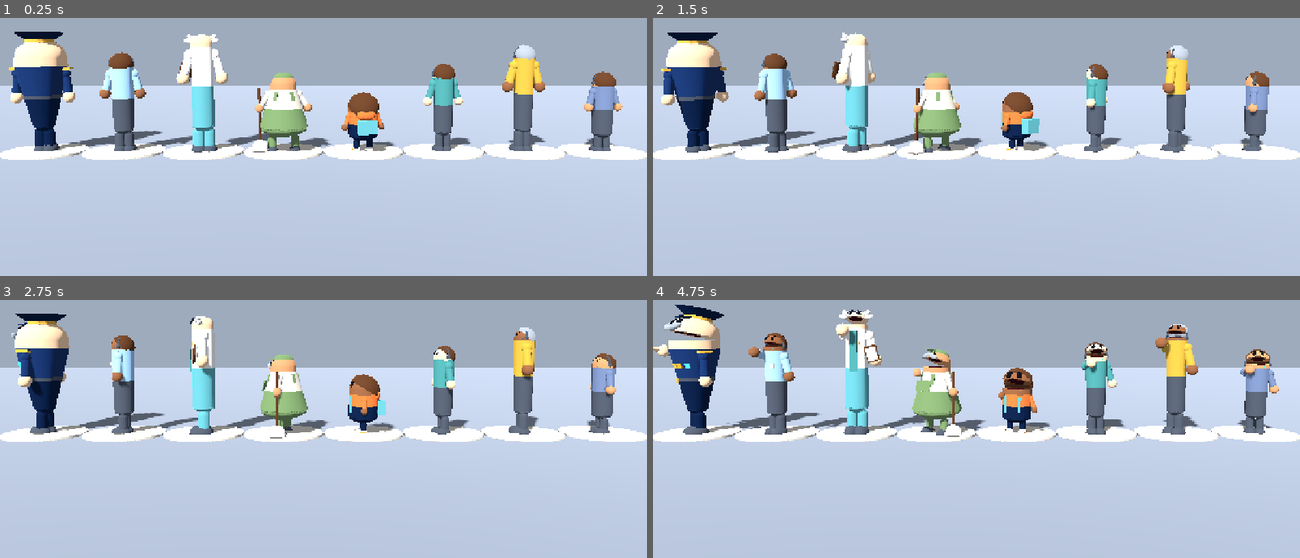
Above: before the commit, frames 1-4 (two rows, left to right).
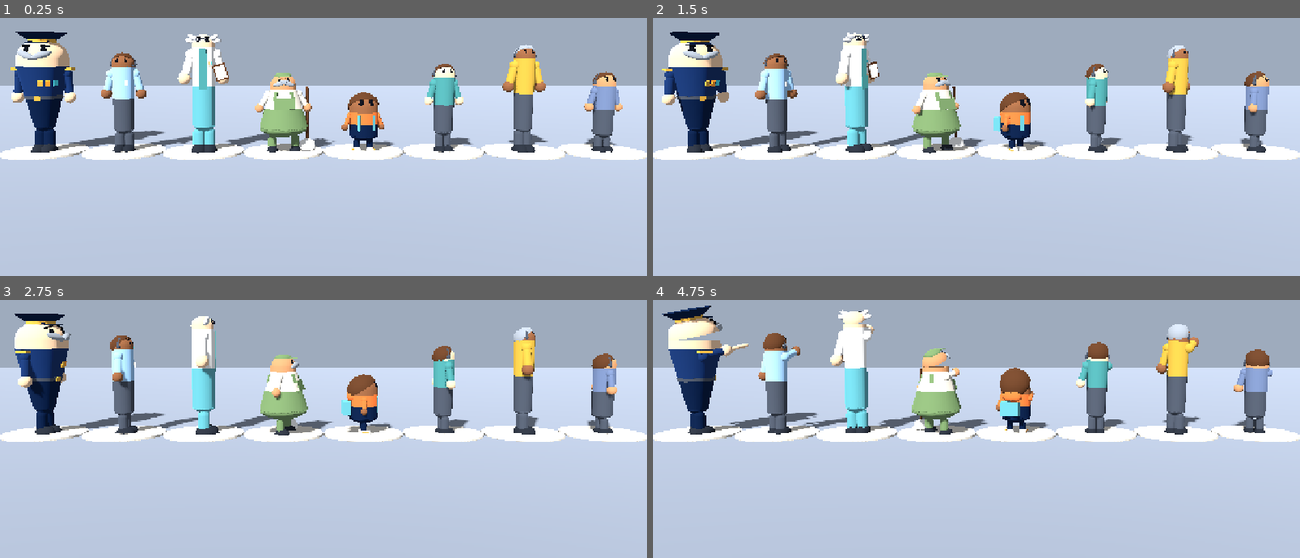
Above: after the commit, the same moments.

Repository: Kaleb-45/how-did-we-get-here
Game: Godot game, scene res://scenes/character_lineup.tscn
Same seed, same stepped clock (60 frames per second), same inputs: the game is played once before the commit and once after it. This scene is started directly instead of the project's main scene.
Inputs (mouse positions are in pixels of both pictures, inside the frame that each line leads up to):
- Up to frame 1 (0.25 s): no input
- Up to frame 2 (1.5 s): tap Enter at 0.5 s; move the mouse to (1118, 77) at 0.52 s; hold D 0.53-1.28 s; tap 1 at 0.6 s; click (1118, 77) at 0.67 s; tap Space at 0.77, 1.07 s; move the mouse to (847, 113) at 1.27 s; hold S from 1.28 s (still down); tap 2 at 1.35 s
- Up to frame 3 (2.75 s): tap Space at 1.52, 1.82 s; move the mouse to (outside the picture) at 2.02 s; release S at 2.03 s; hold D from 2.03 s (still down); tap 3 at 2.1 s
- Up to frame 4 (4.75 s): move the mouse to (944, 449) at 2.77 s; release D at 2.78 s; hold W 2.78-3.53 s; tap 4 at 2.85 s; click (944, 449) at 2.92 s; tap Space at 3.02, 3.32, 3.77, 4.07, 4.52 s; move the mouse to (1170, 431) at 3.52 s; hold A from 3.53 s (still down); tap T at 3.6 s; move the mouse to (782, 323) at 4.27 s; tap B at 4.35 s

The runs differ from the first frame. In frame 1, 4.3% of the frame differs, in the area x 1-97%, y 5-53%; in frame 2, 3.8%; in frame 3, 2.7%; in frame 4, 6.7%, in the area x 0-97%, y 1-54%.

Commit message:
Review fixes: General angry until the cut, Janitor brows under cap, darker boots, lineup faces camera, comments
Co-Authored-By: Claude Opus 5.5 <noreply@anthropic.com>

Diff:
--- a/materials/shoe_dark.tres
+++ b/materials/shoe_dark.tres
@@ -2,10 +2,10 @@
 
 ; shoe_dark.tres
 ; Shoes: dark.
-; To change the colour: click this file, then change Albedo > Color. Hex: #4A505A
+; To change the colour: click this file, then change Albedo > Color. Hex: #2A2E35
 ; All library materials are matte: roughness 0.9, metallic 0, specular 0.2.
 
 [resource]
-albedo_color = Color(0.2902, 0.3137, 0.3529, 1)
+albedo_color = Color(0.1647, 0.1804, 0.2078, 1)
 metallic_specular = 0.2
 roughness = 0.9
--- a/scenes/character_lineup.tscn
+++ b/scenes/character_lineup.tscn
@@ -59,7 +59,7 @@
 surface_material_override/0 = ExtResource("2_disc")
 
 [node name="General" parent="Stands/Stand_General" instance=ExtResource("c_general")]
-transform = Transform3D(1, 0, 0, 0, 1, 0, 0, 0, 1, 0, 0.04, 0)
+transform = Transform3D(-1, 0, 0, 0, 1, 0, 0, 0, -1, 0, 0.04, 0)
 
 [node name="Stand_Commander" type="Node3D" parent="Stands"]
 transform = Transform3D(1, 0, 0, 0, 1, 0, 0, 0, 1, -3.750, 0, 0)
@@ -69,7 +69,7 @@
 surface_material_override/0 = ExtResource("2_disc")
 
 [node name="Commander" parent="Stands/Stand_Commander" instance=ExtResource("c_commander")]
-transform = Transform3D(1, 0, 0, 0, 1, 0, 0, 0, 1, 0, 0.04, 0)
+transform = Transform3D(-1, 0, 0, 0, 1, 0, 0, 0, -1, 0, 0.04, 0)
 
 [node name="Stand_AssistantScientist" type="Node3D" parent="Stands"]
 transform = Transform3D(1, 0, 0, 0, 1, 0, 0, 0, 1, -2.250, 0, 0)
@@ -79,7 +79,7 @@
 surface_material_override/0 = ExtResource("2_disc")
 
 [node name="AssistantScientist" parent="Stands/Stand_AssistantScientist" instance=ExtResource("c_assistant_scientist")]
-transform = Transform3D(1, 0, 0, 0, 1, 0, 0, 0, 1, 0, 0.04, 0)
+transform = Transform3D(-1, 0, 0, 0, 1, 0, 0, 0, -1, 0, 0.04, 0)
 
 [node name="Stand_Janitor" type="Node3D" parent="Stands"]
 transform = Transform3D(1, 0, 0, 0, 1, 0, 0, 0, 1, -0.750, 0, 0)
@@ -89,7 +89,7 @@
 surface_material_override/0 = ExtResource("2_disc")
 
 [node name="Janitor" parent="Stands/Stand_Janitor" instance=ExtResource("c_janitor")]
-transform = Transform3D(1, 0, 0, 0, 1, 0, 0, 0, 1, 0, 0.04, 0)
+transform = Transform3D(-1, 0, 0, 0, 1, 0, 0, 0, -1, 0, 0.04, 0)
 
 [node name="Stand_Student" type="Node3D" parent="Stands"]
 transform = Transform3D(1, 0, 0, 0, 1, 0, 0, 0, 1, 0.750, 0, 0)
@@ -99,7 +99,7 @@
 surface_material_override/0 = ExtResource("2_disc")
 
 [node name="Student" parent="Stands/Stand_Student" instance=ExtResource("c_student")]
-transform = Transform3D(1, 0, 0, 0, 1, 0, 0, 0, 1, 0, 0.04, 0)
+transform = Transform3D(-1, 0, 0, 0, 1, 0, 0, 0, -1, 0, 0.04, 0)
 
 [node name="Stand_Staff1" type="Node3D" parent="Stands"]
 transform = Transform3D(1, 0, 0, 0, 1, 0, 0, 0, 1, 2.250, 0, 0)
@@ -109,7 +109,7 @@
 surface_material_override/0 = ExtResource("2_disc")
 
 [node name="Staff1" parent="Stands/Stand_Staff1" instance=ExtResource("c_staff1")]
-transform = Transform3D(1, 0, 0, 0, 1, 0, 0, 0, 1, 0, 0.04, 0)
+transform = Transform3D(-1, 0, 0, 0, 1, 0, 0, 0, -1, 0, 0.04, 0)
 
 [node name="Stand_Staff2" type="Node3D" parent="Stands"]
 transform = Transform3D(1, 0, 0, 0, 1, 0, 0, 0, 1, 3.750, 0, 0)
@@ -119,7 +119,7 @@
 surface_material_override/0 = ExtResource("2_disc")
 
 [node name="Staff2" parent="Stands/Stand_Staff2" instance=ExtResource("c_staff2")]
-transform = Transform3D(1, 0, 0, 0, 1, 0, 0, 0, 1, 0, 0.04, 0)
+transform = Transform3D(-1, 0, 0, 0, 1, 0, 0, 0, -1, 0, 0.04, 0)
 
 [node name="Stand_Staff3" type="Node3D" parent="Stands"]
 transform = Transform3D(1, 0, 0, 0, 1, 0, 0, 0, 1, 5.250, 0, 0)
@@ -129,4 +129,4 @@
 surface_material_override/0 = ExtResource("2_disc")
 
 [node name="Staff3" parent="Stands/Stand_Staff3" instance=ExtResource("c_staff3")]
-transform = Transform3D(1, 0, 0, 0, 1, 0, 0, 0, 1, 0, 0.04, 0)
+transform = Transform3D(-1, 0, 0, 0, 1, 0, 0, 0, -1, 0, 0.04, 0)
--- a/scenes/cutscene_intro.tscn
+++ b/scenes/cutscene_intro.tscn
@@ -691,7 +691,7 @@
 tracks/30/interp = 1
 tracks/30/loop_wrap = true
 tracks/30/keys = {
-"times": PackedFloat32Array(16.7, 18.9),
+"times": PackedFloat32Array(16.7, 19.95),
 "transitions": PackedFloat32Array(1, 1),
 "values": [{
 "args": ["angry"],
--- a/scripts/character_lineup.gd
+++ b/scripts/character_lineup.gd
@@ -11,7 +11,7 @@
 #   T         everybody talks for 2 seconds
 #   B         everybody blinks
 #   P         stop or start the turning
-#   A         point (General's arm); press again to lower it
+#   A         everybody points (the right arm and the General's finger); press again to lower it
 #   SPACE     turn the automatic face changes back on
 extends Node3D
 
--- a/scripts/characters/character_base.gd
+++ b/scripts/characters/character_base.gd
@@ -492,8 +492,8 @@
 		brow_pivot.name = "BrowL" if side < 0 else "BrowR"
 		brow_pivot.set_meta("gen", true)
 		lid.add_child(brow_pivot)
-		var brow_basis := dome_basis(side * 0.38, 0.62)
-		var brow_pos := dome_point(side * 0.38, 0.62, -top_r * 0.01)
+		var brow_basis := dome_basis(side * 0.38, _brow_yf())
+		var brow_pos := dome_point(side * 0.38, _brow_yf(), -top_r * 0.01)
 		brow_pivot.transform = Transform3D(brow_basis, brow_pos)
 		var brow := BoxMesh.new()
 		brow.size = Vector3(0.3, 0.05, 0.04) * top_r * _brow_scale()
@@ -536,6 +536,10 @@
 # Eye size: 1.0 is normal. The Student has bigger eyes.
 func _eye_size_factor() -> float:
 	return 1.0
+
+# How high up the dome the brows sit (0 = mouth line, 1 = top). The Janitor's are lower, under his cap.
+func _brow_yf() -> float:
+	return 0.62
 
 # Brow size (length, thickness, depth). The General has heavy brows.
 func _brow_scale() -> Vector3:
@@ -679,7 +683,7 @@
 	capsule.radial_segments = 6
 	capsule.rings = 2
 	_add(finger, capsule, skin, Vector3(0, -arm_r * 3.0, 0))
-	finger.rotation.x = 0.0   # the finger tips up a little, so it can be seen from the front
+	finger.rotation.x = 0.0   # the finger points straight along the arm (toward the camera when the arm is raised)
 
 
 # A point on the dome surface. xf is across the face (-1 left .. 1 right),
--- a/scripts/characters/character_janitor.gd
+++ b/scripts/characters/character_janitor.gd
@@ -4,6 +4,11 @@
 # Shape: wide at the bottom. (The cream shirt is his top_material, the green is his
 # bottom_material, set in his scene.)
 extends "res://scripts/characters/character_base.gd"
+
+
+# Brows sit lower so they stay under the cap, even when surprised.
+func _brow_yf() -> float:
+	return 0.54
 
 
 func _build_extras() -> void:
@@ -26,7 +31,7 @@
 		add_on_body(strap, green, (strap_top + strap_bottom) * 0.5, side * top_r * 0.62, 0.012, true)
 
 	# --- green work cap: a flat dome high on the lid (above the eyebrows) and a short peak ---
-	var rim := 0.66                                  # how high up the dome the cap starts (0..1)
+	var rim := 0.78                                  # how high up the dome the cap starts (0..1)
 	var rim_r := top_r * sqrt(1.0 - rim * rim) * 1.06
 	var cap := SphereMesh.new()
 	cap.radius = rim_r
--- a/scripts/cutscene_intro.gd
+++ b/scripts/cutscene_intro.gd
@@ -4,7 +4,8 @@
 # (Autoplay). The animation moves the camera and the people, shows and
 # hides the subtitles, shakes the camera and fades in and out.
 # The people are character scenes (scenes/characters). The animation also
-# calls talk() and point_at_camera() on them, and turns their heads.
+# calls talk(), walk(), express() (the faces) and point_at_camera() on them,
+# and turns their heads.
 #
 # SHOT LIST (each shot is a hard cut; the times are in the animation):
 #   Shot 0   0.0  fade in from black
